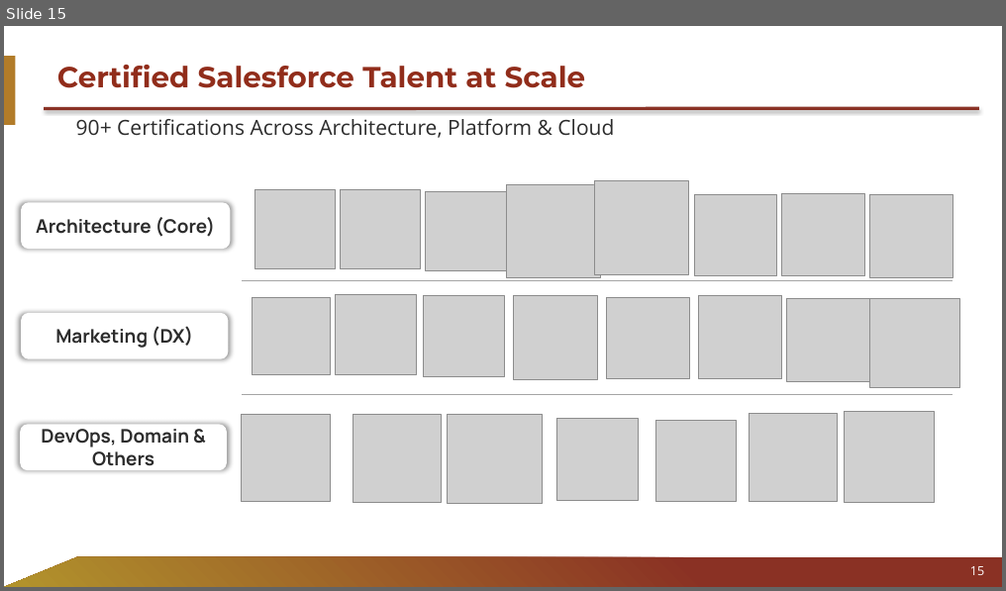
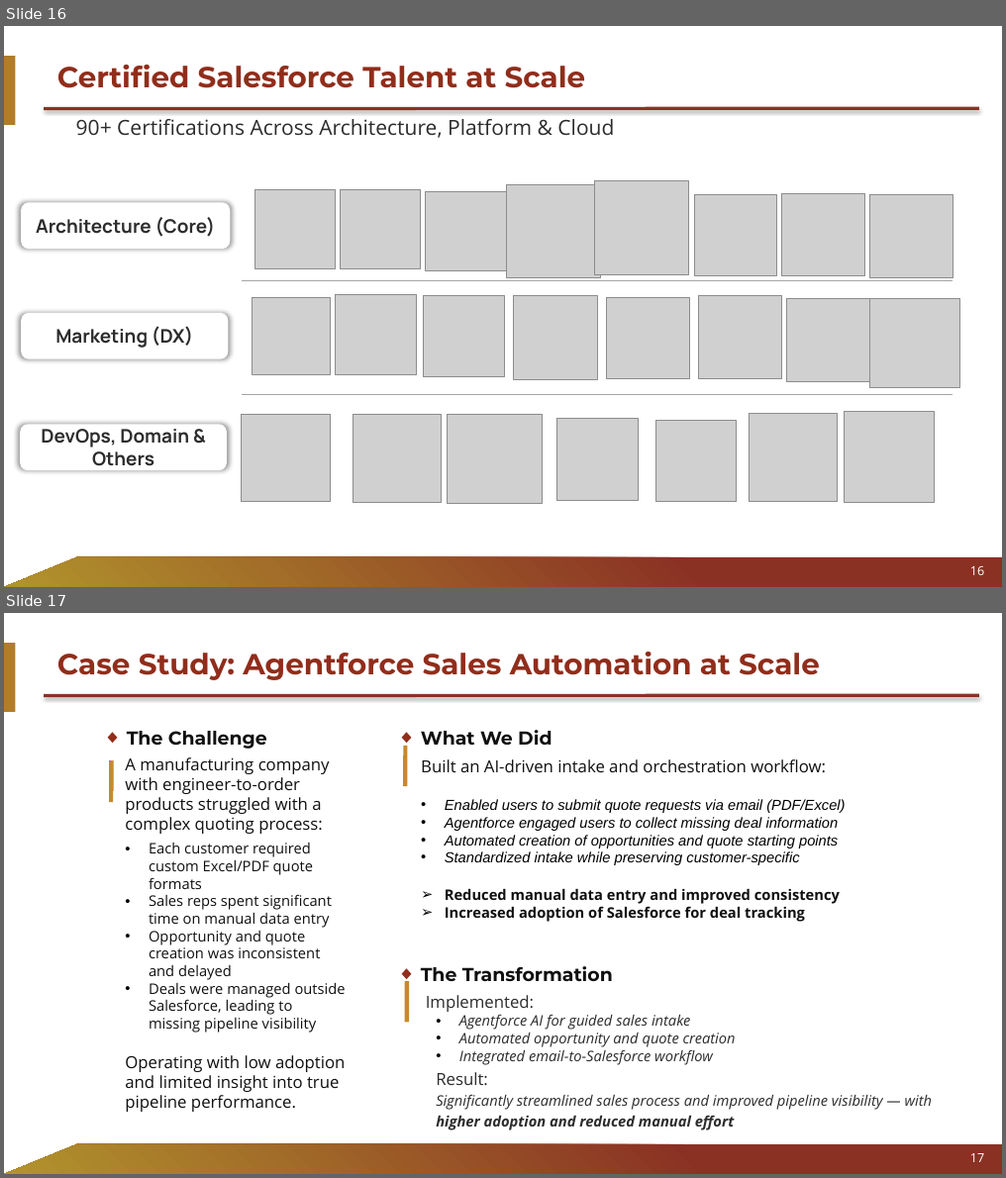
Before and after one commit to liza212/Test, a slide deck: decks/Palni_Capabilities_Partner.pptx. Shown one above the other, each under a label of ours: slide 15 before the commit, slides 16 and 17 after it. The pictures are 1006x591 and 1006x1178 pixels, drawn with LibreOffice and Linux fonts; fonts in the diff are those of the drawing; grey boxes stand for pictures; background and template pictures are left out. Boxes give left, top, right and bottom in pixels: in the first picture for what was removed or moved away, otherwise in the second. Text is boxed around its words. In the diff, an @@ line names an element or a change of style, - is before the commit and + after.

```diff
--- a/decks/Palni_Capabilities_Partner.pptx
+++ b/decks/Palni_Capabilities_Partner.pptx
@@ slide 17 added at [4, 613, 1002, 1174], background #FFFFFF; not listed: 3 template elements that a slide beside it also shows @@
@@ title added at [57, 652, 820, 680], 28 pt, text #912D1B, bold @@
+Case Study: Agentforce Sales Automation at Scale
@@ group added at [109, 731, 346, 1112]: 2 texts, 1 freeform shape, 1 rectangle @@
+A manufacturing company with engineer-to-order products struggled with a complex quoting process:
+• Each customer required custom Excel/PDF quote formats
+• Sales reps spent significant time on manual data entry
+• Opportunity and quote creation was inconsistent and delayed
+• Deals were managed outside Salesforce, leading to missing pipeline visibility
+Operating with low adoption and limited insight into true pipeline performance.
+◆ The Challenge
@@ text added at [421, 730, 551, 745], 18 pt, text #101010, bold @@
+◆ What We Did
@@ freeform shape added at [404, 756, 408, 786], fill #C58A2D @@
@@ rectangle added at [404, 746, 408, 786], fill #C58A2D @@
@@ text added at [421, 760, 845, 922], 14 pt, text #000000, italic @@
+Built an AI-driven intake and orchestration workflow:
+• Enabled users to submit quote requests via email (PDF/Excel)
+• Agentforce engaged users to collect missing deal information
+• Automated creation of opportunities and quote starting points
+• Standardized intake while preserving customer-specific
+➢ Reduced manual data entry and improved consistency
+➢ Increased adoption of Salesforce for deal tracking
@@ text added at [421, 966, 613, 981], 18 pt, text #101010, bold @@
+◆ The Transformation
@@ rectangle added at [405, 981, 409, 1023], fill #C58A2D @@
@@ text added at [426, 995, 933, 1131], 14 pt, text #2C2C2C, italic @@
+Implemented:
+  • Agentforce AI for guided sales intake
+  • Automated opportunity and quote creation
+  • Integrated email-to-Salesforce workflow
+  Result:
+  Significantly streamlined sales process and improved pipeline visibility — with higher adoption and reduced manual effort
@@ page number added at [970, 1154, 984, 1162], 12 pt, text #FFFFFF @@
+17
@@ what was slide 15 is now slide 16 @@
@@ page number at [970, 567, 984, 575]: text changed @@
-15
+16
```
Also in this commit, not shown: 12 slides changed, 3 other slides added, 2 slides removed.
